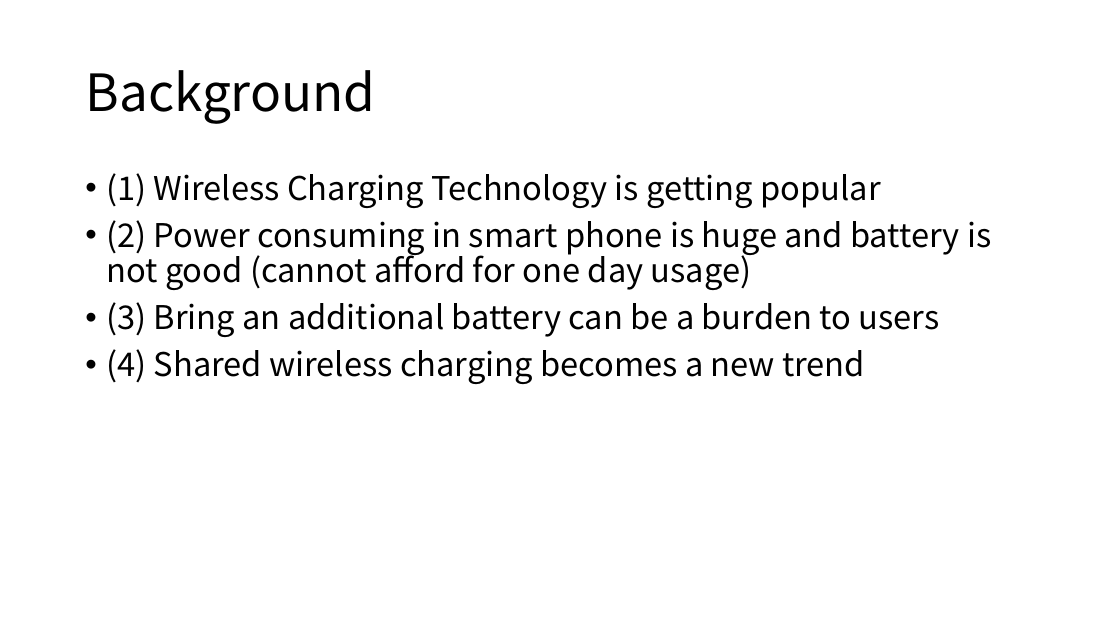
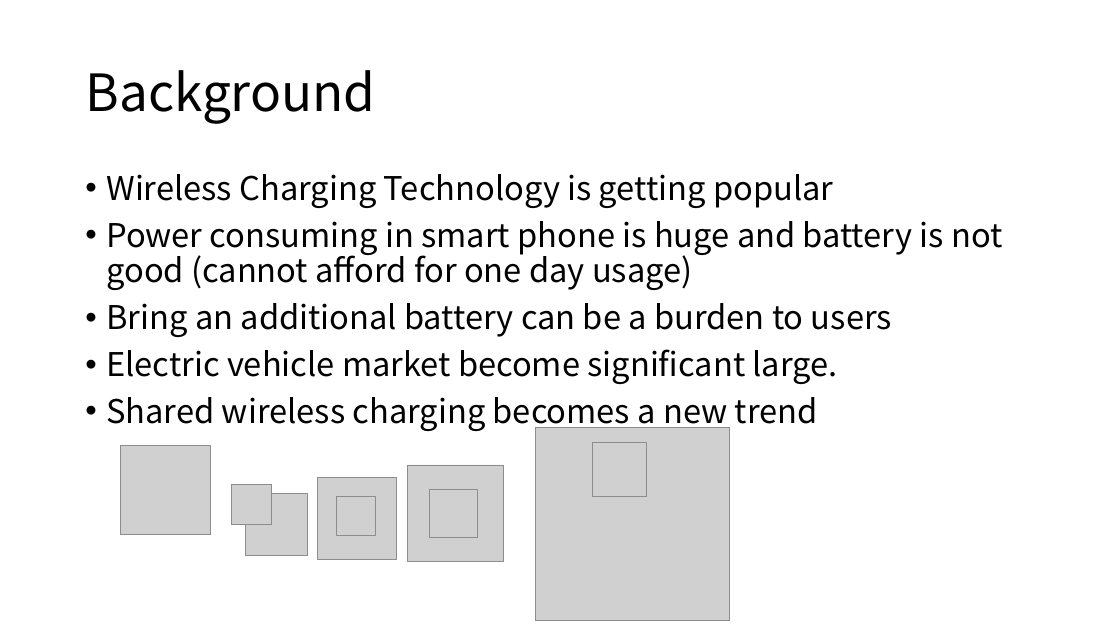
Before and after one commit to mchen798/WirelessCharge, a slide deck: slide 3 of WirlessCharger_10_21.pptx (slide 2 before the commit). Drawn at 1120x630 pixels with LibreOffice and Linux fonts; fonts in the diff are those of the drawing; grey boxes stand for pictures. Boxes give left, top, right and bottom in pixels: in the first picture for what was removed or moved away, otherwise in the second. Text is boxed around its words. In the diff, an @@ line names an element or a change of style, - is before the commit and + after.

Commit message:
update the PPT

```diff
--- a/WirlessCharger_10_21.pptx
+++ b/WirlessCharger_10_21.pptx
@@ text at bbox=[106, 174, 1002, 431]: text changed @@
-• (1) Wireless Charging Technology is getting popular
-• (2) Power consuming in smart phone is huge and battery is not good (cannot afford for one day usage)
-• (3) Bring an additional battery can be a burden to users
-• (4) Shared wireless charging becomes a new trend
+• Wireless Charging Technology is getting popular
+• Power consuming in smart phone is huge and battery is not good (cannot afford for one day usage)
+• Bring an additional battery can be a burden to users
+• Electric vehicle market become significant large.
+• Shared wireless charging becomes a new trend
@@ picture added at bbox=[120, 445, 210, 535] @@
@@ picture added at bbox=[536, 428, 729, 621] @@
@@ picture added at bbox=[592, 442, 646, 496] @@
@@ picture added at bbox=[318, 478, 397, 560] @@
@@ picture added at bbox=[408, 465, 503, 561] @@
@@ picture added at bbox=[232, 484, 272, 524] @@
@@ picture added at bbox=[245, 493, 307, 555] @@
@@ picture added at bbox=[336, 497, 376, 536] @@
@@ picture added at bbox=[429, 490, 478, 539] @@
```
Also in this commit, not shown: 2 other slides changed, 4 slides added.
